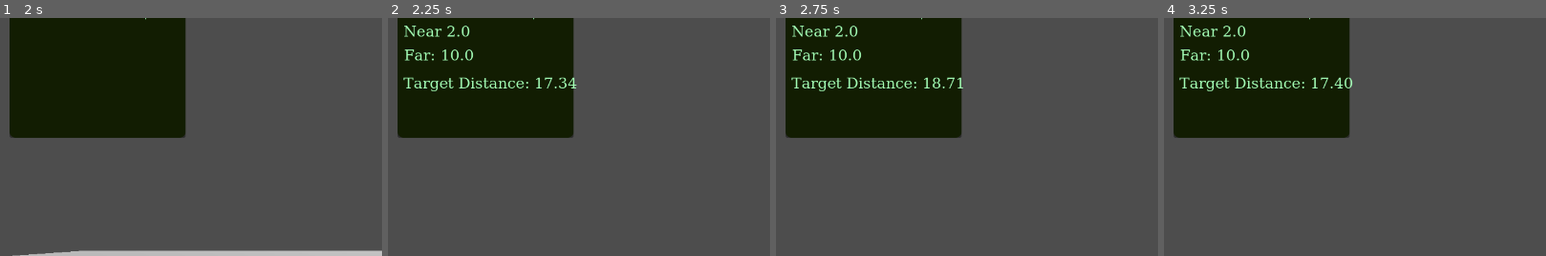
Above: before the commit, frames 1-4 (left to right).
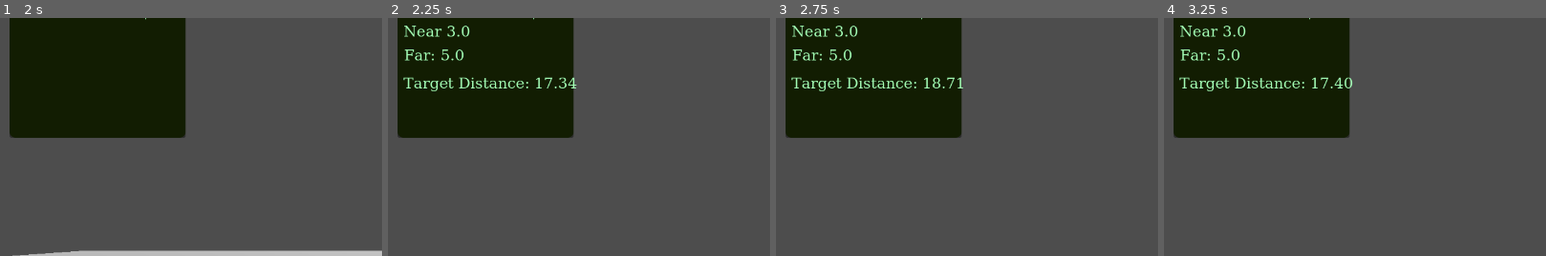
Above: after the commit, the same moments.

Repository: Genaro-Coronel-Gtz/depth_game
Game: Godot game, scene res://Scenes/Prototipo.tscn
Same seed, same stepped clock (60 frames per second), same inputs: the game is played once before the commit and once after it.
Inputs (mouse positions are % of the whole screen's width and height, from its top left):
- Up to frame 1 (2 s): click "Iniciar" at 0.5 s; click "Resume" at 1.25 s
- Up to frame 2 (2.25 s): tap Enter at 2 s; move the mouse to (55, 50) at 2.02 s; hold W (Forward) from 2.03 s (still down); hold F (change_cam) from 2.03 s (still down)
- Up to frame 3 (2.75 s): keep holding W (Forward); keep holding F (change_cam); tap Space (jump) at 2.27 s
- Up to frame 4 (3.25 s): keep holding W (Forward); move the mouse to (45, 50) at 2.77 s; release F (change_cam) at 2.78 s; tap R (change_posture) at 2.85 s; tap Space (jump) at 3.02 s
The pictures show only the part of the screen within x 0-50%, y 6-56%; the shares and areas given below are measured in that part.

Frame 1 is identical in both runs. In frame 2, 0.2% of the frame differs, in the area x 14-23%, y 3-18%; in frame 3, 0.2%; in frame 4, 0.2%.

Commit message:
[Feature]: Shake if shoot object is photographed

Diff:
--- /dev/null
+++ b/Scenes/camera_pivot.gd
@@ -0,0 +1,34 @@
+extends Marker3D
+
+# Configuración para el temblor
+var shake_duration: float = 0.5
+var shake_strength: float = 0.1
+var shake_frequency: int = 10  # Número de sacudidas
+
+@export var SHAKE_PHOGOTRAPHED = false
+
+func _ready():
+	if GlobalPosition:
+		GlobalPosition.connect("shake", Callable(self, "start_shake"))
+
+# Método para iniciar el temblor
+func start_shake():
+	if not SHAKE_PHOGOTRAPHED:
+		return
+
+	# Creamos el tween usando create_tween()
+	var tween = create_tween()
+
+	# Guardamos la posición original del nodo
+	var original_position = position
+
+	# Aplicamos el temblor con un for loop (simulamos varias sacudidas)
+	for i in range(shake_frequency):
+		# Calculamos una posición aleatoria para el temblor
+		var shake_offset = Vector3(randf_range(-shake_strength, shake_strength), randf_range(-shake_strength, shake_strength), randf_range(-shake_strength, shake_strength))
+		# Animamos la posición para simular el temblor en el eje X, Y, Z
+		tween.tween_property(self, "position", original_position + shake_offset, shake_duration / shake_frequency)
+		await get_tree().create_timer(shake_duration / shake_frequency)  # Esperamos un poco entre cada movimiento
+
+	# Restauramos la posición original después del temblor
+	position = original_position
--- a/Scenes/player.tscn
+++ b/Scenes/player.tscn
@@ -1,6 +1,7 @@
-[gd_scene load_steps=6 format=3 uid="uid://dbt1a88wxs1x5"]
+[gd_scene load_steps=7 format=3 uid="uid://dbt1a88wxs1x5"]
 
 [ext_resource type="Script" uid="uid://xtokxmde8k1l" path="res://Script/player.gd" id="1_ajj78"]
+[ext_resource type="Script" uid="uid://eipxogq1ts86" path="res://Scenes/camera_pivot.gd" id="2_6t5aa"]
 [ext_resource type="Script" uid="uid://bwbaooqcmqc03" path="res://Script/blur_effect_camera.gd" id="2_cvnsp"]
 
 [sub_resource type="CapsuleShape3D" id="CapsuleShape3D_l7m1b"]
@@ -27,6 +28,7 @@
 
 [node name="CameraPivot" type="Marker3D" parent="."]
 transform = Transform3D(1, 0, 0, 0, 1, 0, 0, 0, 1, 0, 2, 0)
+script = ExtResource("2_6t5aa")
 
 [node name="Camera3D" type="Camera3D" parent="CameraPivot"]
 transform = Transform3D(1, 0, 0, 0, 1, 0, 0, 0, 1, 0, 2, 0)
--- a/Script/GlobalPosition.gd
+++ b/Script/GlobalPosition.gd
@@ -7,6 +7,7 @@
 signal set_update_photos
 signal set_is_photographed(photographed: bool)
 signal set_lang()
+signal shake()
 
 var current_target: CSGPrimitive3D = null
 var current_camera: Camera3D = null
@@ -37,3 +38,6 @@
 
 func update_lang() -> void:
 	emit_signal("set_lang")
+
+func update_shake() -> void:
+	emit_signal("shake")
--- a/Script/blur_effect_camera.gd
+++ b/Script/blur_effect_camera.gd
@@ -3,7 +3,6 @@
 @onready var attrs := CameraAttributesPractical.new()
 
 func _ready():
-	return
 	# Activamos el desenfoque cercano
 	attrs.dof_blur_near_enabled = true
 
--- a/Script/player.gd
+++ b/Script/player.gd
@@ -24,6 +24,7 @@
 
 var posture_states = [HEIGHT_STAND, HEIGHT_CROUCH, HEIGHT_FACE_DOWN]
 var current_posture_index = 0
+
 
 func _config_limits() -> void:
 	NEAR_DISTANCE = capture_camera.attributes.dof_blur_near_distance
@@ -72,7 +73,6 @@
 	current_posture_index = (current_posture_index + 1) % posture_states.size()
 	var new_height = posture_states[current_posture_index]
 	transition_to_height(new_height)
-
 
 func _check_distance():
 	GlobalPosition.update_player_position(position)
@@ -158,6 +158,7 @@
 		directory_exists("screen_shots")
 
 		if current_target_photographed:
+			GlobalPosition.update_shake() #Shake camera if object is already photographed
 			return
 
 		timer.start(0.5)
Not shown, added: Scenes/camera_pivot.gd.uid
